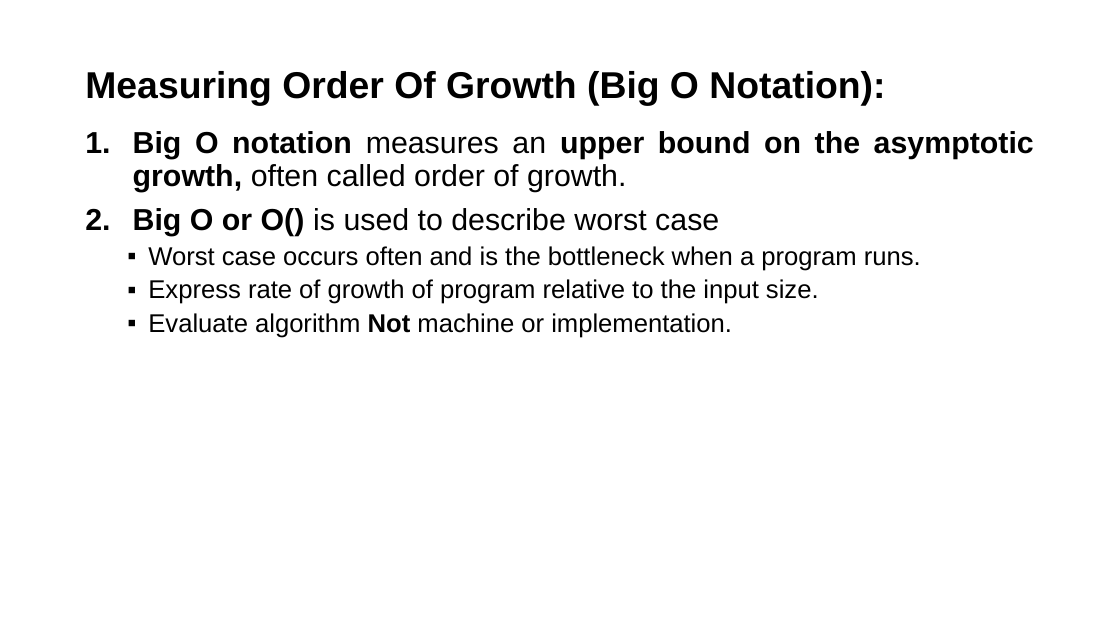
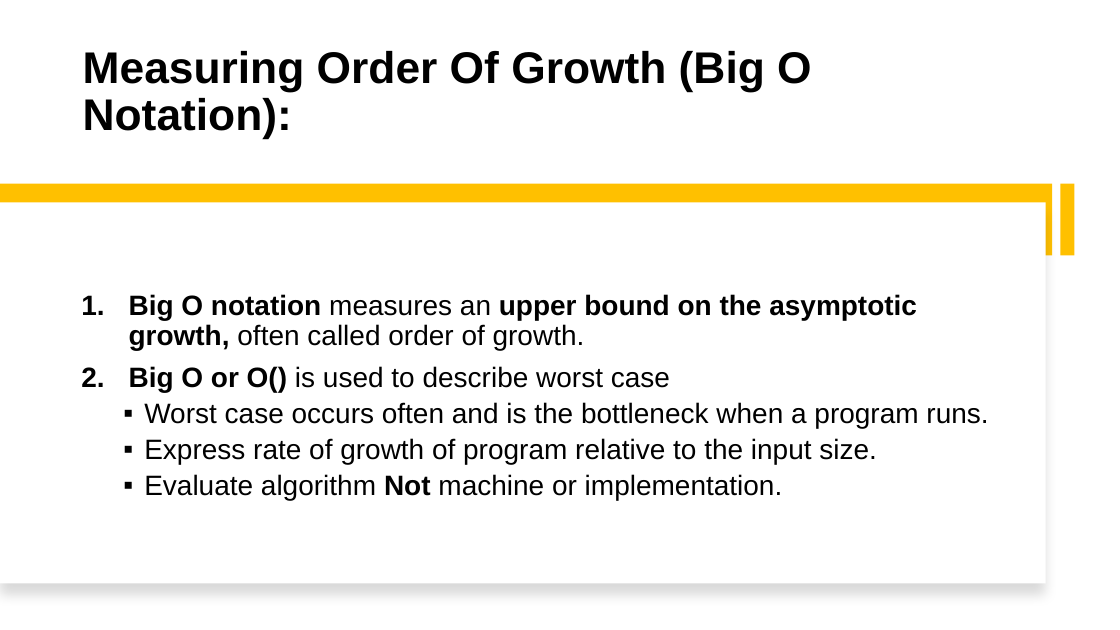
Before and after one commit to alaminbhuyan/DSA-In-Python, a slide deck: slide 18 of Design & Analysis Of Algorithm PDF/DAA.pptx. Drawn at 1120x630 pixels with LibreOffice and Linux fonts; fonts in the diff are those of the drawing. Boxes give left, top, right and bottom in pixels: in the first picture for what was removed or moved away, otherwise in the second. Text is boxed around its words. In the diff, an @@ line names an element or a change of style, - is before the commit and + after.

```diff
--- a/Design & Analysis Of Algorithm PDF/DAA.pptx
+++ b/Design & Analysis Of Algorithm PDF/DAA.pptx
@@ title "Measuring Order Of Growth (Big ...": place and size @@
-title "Measuring Order Of Growth (Big ..." at box(85, 71, 885, 106)
+title "Measuring Order Of Growth (Big ..." at box(83, 51, 811, 139)
@@ title "Measuring Order Of Growth (Big ..." at box(83, 51, 811, 139): size 32 to 38 pt; vertical alignment middle to bottom @@
@@ rectangle added at box(0, 184, 1053, 255), fill #FFC000 @@
@@ rectangle added at box(0, 202, 1046, 584), fill #FFFFFF @@
@@ rectangle added at box(1060, 184, 1075, 255), fill #FFC000 @@
@@ text "Big O notation measures an ...": place and size @@
-text "Big O notation measures an ..." at box(133, 131, 1034, 338)
+text "Big O notation measures an ..." at box(129, 294, 988, 500)
@@ text "Big O notation measures an ..." at box(129, 294, 988, 500): size 26 to 24 pt in "Big O notation measures an upper bound ...", "Big O or O() is used to ..."; size 22 to 24 pt in "Worst case occurs often and is the ...", "Express rate of growth of program relative ...", "Evaluate algorithm Not machine or implementation."; alignment justified to left; vertical alignment top to middle @@
```
Also in this commit, not shown: 29 other slides changed.
